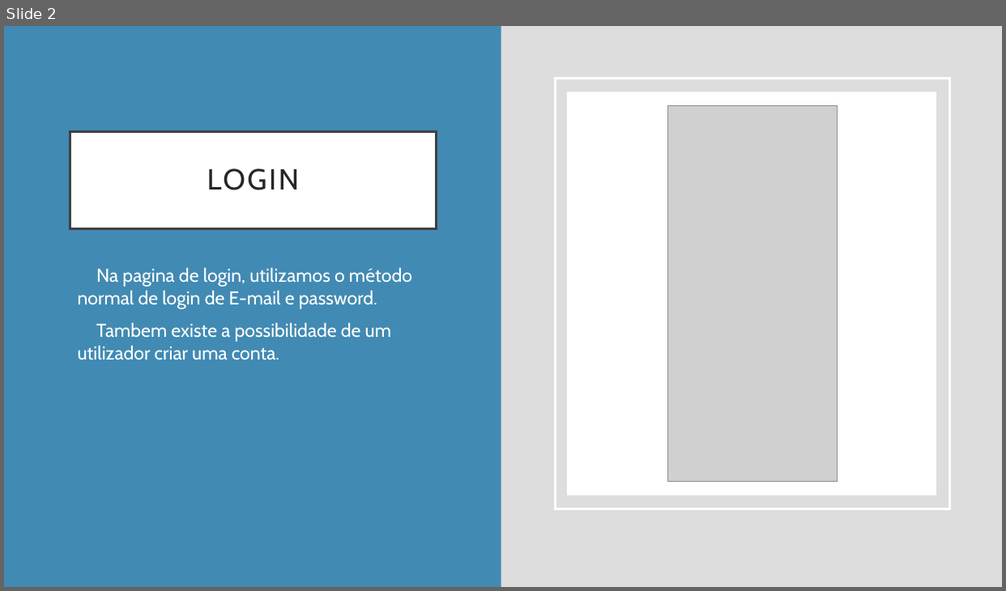
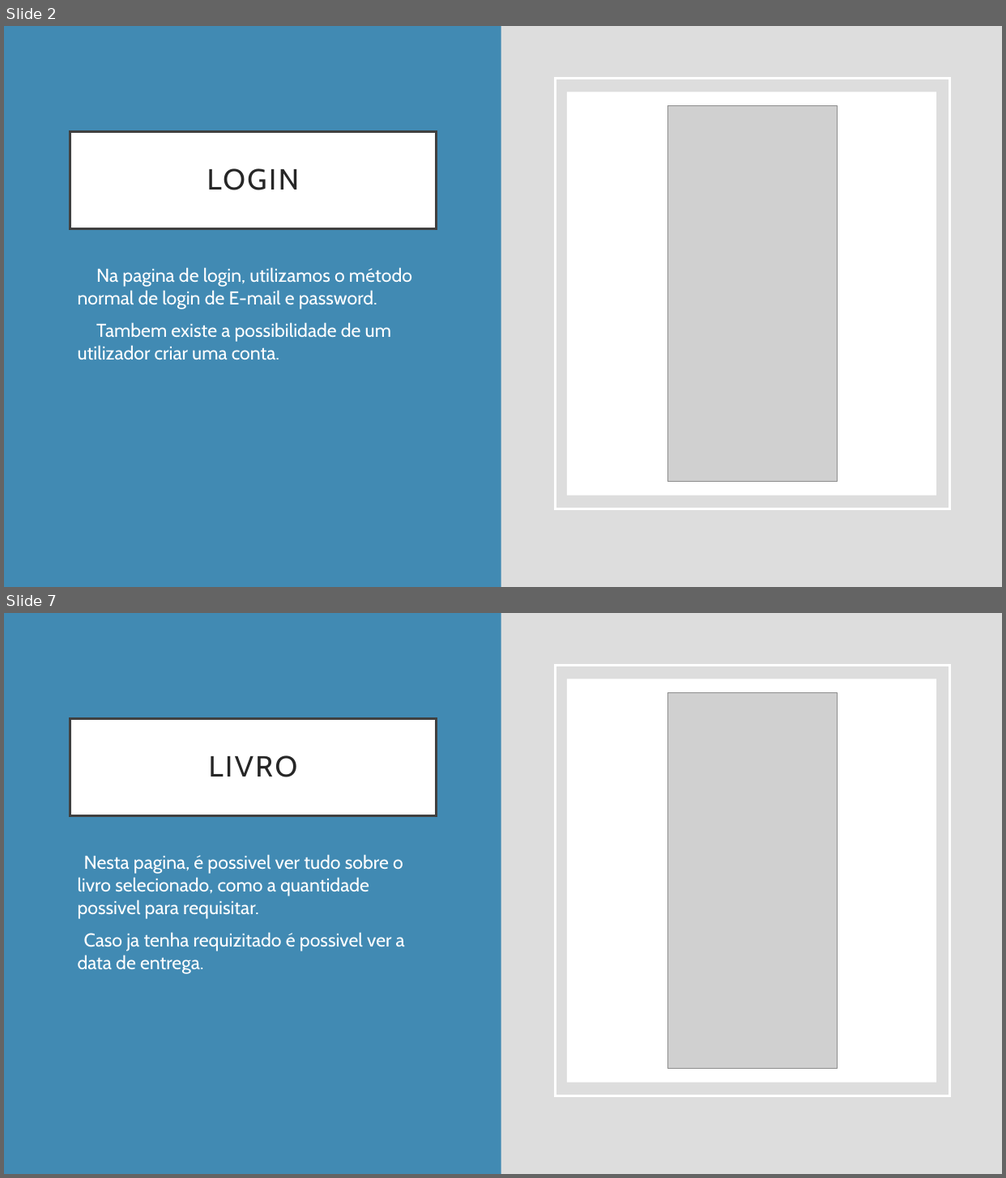
Before and after one commit to Gnomo000/Trabalho-Projeto-PLC, a slide deck: Apresentação projeto.pptx. Shown one above the other, each under a label of ours: slide 2 before the commit, slides 2 and 7 after it; the slides between them are not shown. The pictures are 1006x591 and 1006x1178 pixels, drawn with LibreOffice and Linux fonts; fonts in the diff are those of the drawing; grey boxes stand for pictures. Boxes give left, top, right and bottom in pixels: in the first picture for what was removed or moved away, otherwise in the second. Text is boxed around its words. In the diff, an @@ line names an element or a change of style, - is before the commit and + after.

```diff
--- a/Apresentação projeto.pptx
+++ b/Apresentação projeto.pptx
@@ slide 7 added at <box>4,613,1002,1174</box>, background #DDDDDD @@
@@ rectangle added at <box>4,613,501,1174</box>, fill #418AB3 @@
@@ rectangle added at <box>555,666,949,1096</box>, outline #FFFFFF 2.5 pt @@
@@ rectangle added at <box>567,679,936,1082</box>, fill #FFFFFF @@
@@ picture added at <box>668,692,837,1069</box> @@
@@ title added at <box>70,718,436,815</box>, fill #FFFFFF, outline #404040 2.5 pt, 28 pt, text #262626 @@
+LIVRO
@@ text added at <box>78,854,405,974</box>, 18 pt, text #FFFFFF @@
+• Nesta pagina, é possivel ver tudo sobre o livro selecionado, como a quantidade possivel para requisitar.
+• Caso ja tenha requizitado é possivel ver a data de entrega.
```
Also in this commit, not shown: 1 slide changed.
